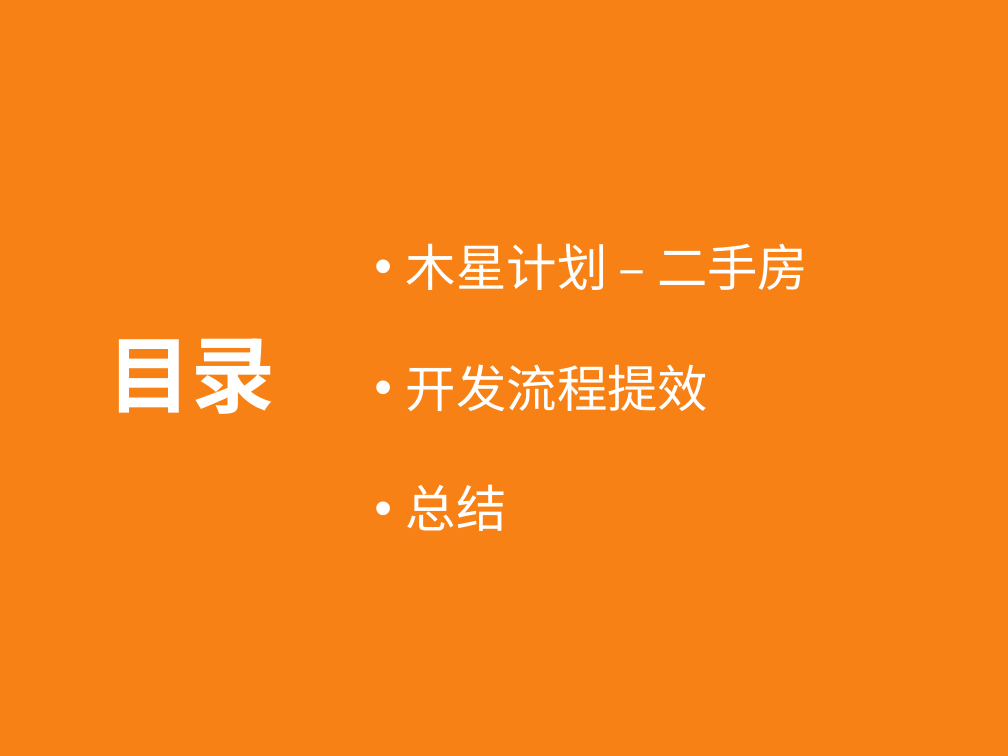
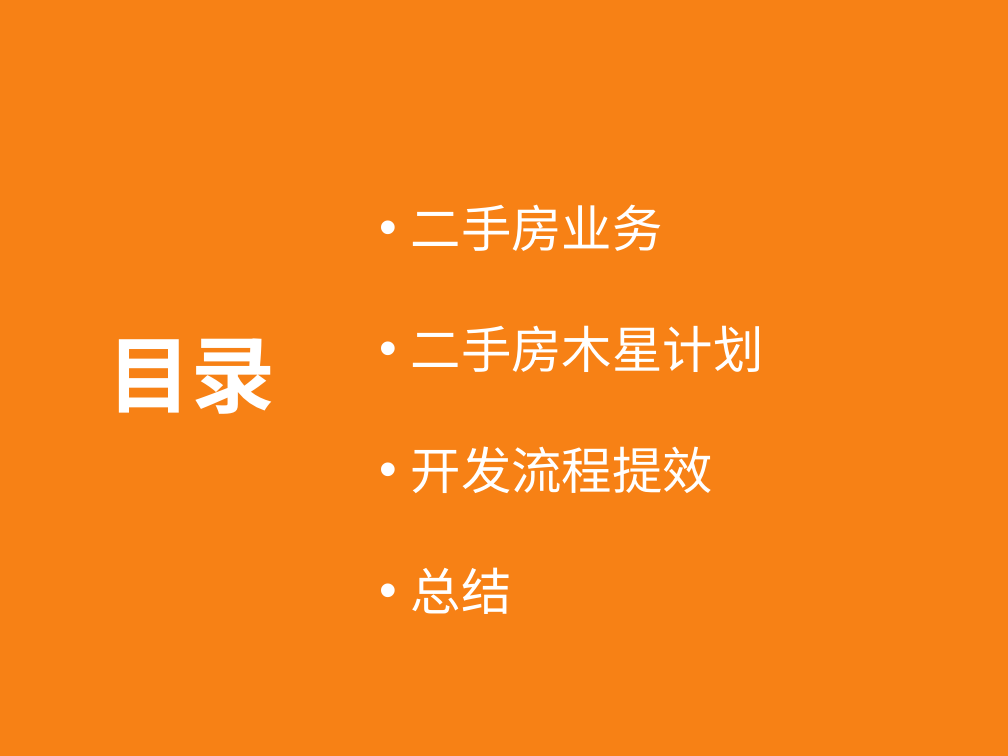
Before and after one commit to Geph0rce/Demo, a slide deck: slide 2 of documents/钱杰_2019年度总结述职报告.pptx. Drawn at 1008x756 pixels with LibreOffice and Linux fonts; fonts in the diff are those of the drawing. Boxes give left, top, right and bottom in pixels: in the first picture for what was removed or moved away, otherwise in the second. Text is boxed around its words. In the diff, an @@ line names an element or a change of style, - is before the commit and + after.

```diff
--- a/documents/钱杰_2019年度总结述职报告.pptx
+++ b/documents/钱杰_2019年度总结述职报告.pptx
@@ text "二手房业务": place and size @@
-text "二手房业务" at box(406, 243, 808, 531)
+text "二手房业务" at box(411, 204, 764, 614)
@@ text at box(411, 204, 764, 372): text changed @@
-• 木星计划 – 二手房
+• 二手房业务
+• 二手房木星计划
```
Also in this commit, not shown: 3 other slides changed, 8 slides added, 1 other file.
